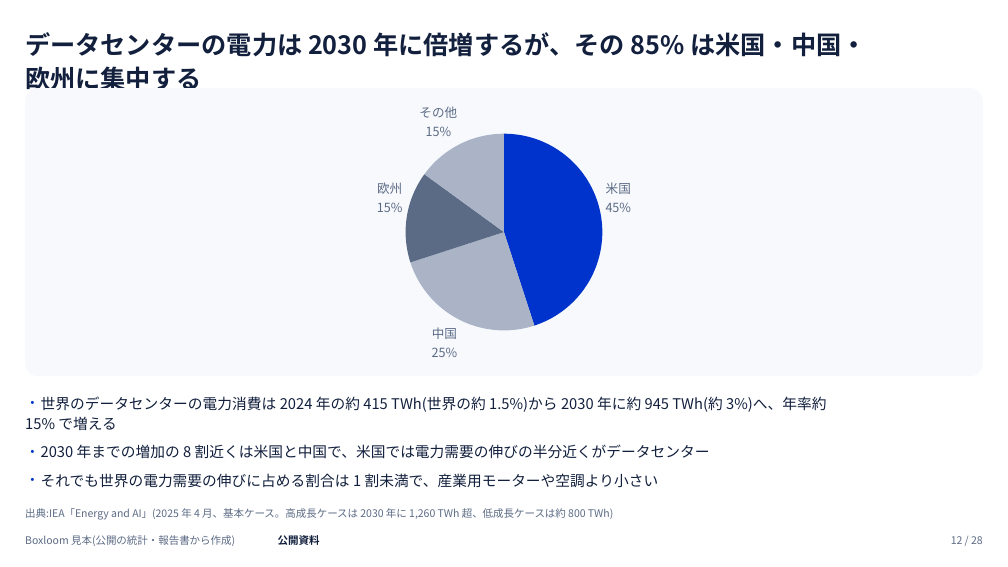
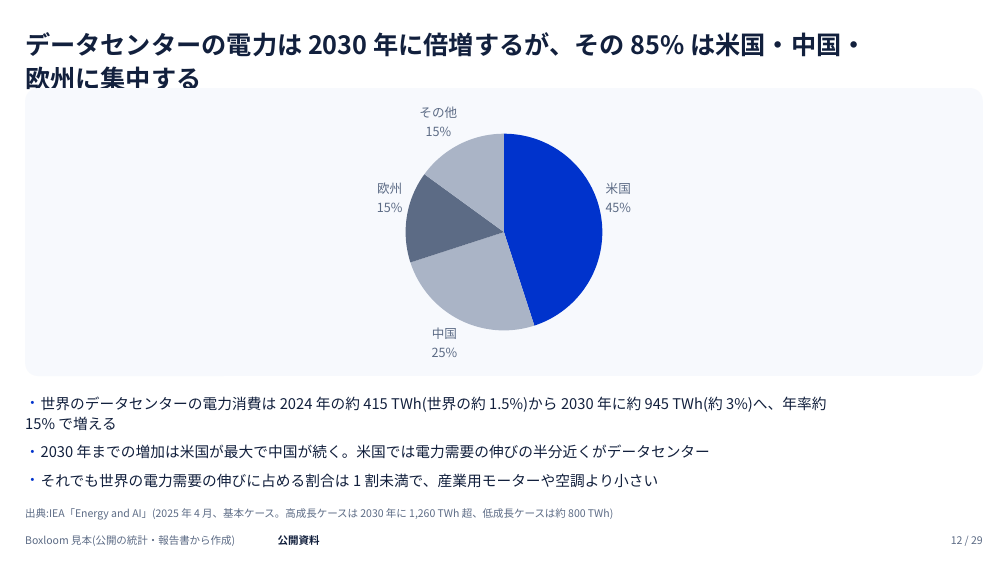
Before and after one commit to tjst-t/boxloom, a slide deck: slide 12 of boxloom/out/ai_society_light.pptx. Drawn at 1008x567 pixels with LibreOffice and Linux fonts; fonts in the diff are those of the drawing. Boxes give left, top, right and bottom in pixels: in the first picture for what was removed or moved away, otherwise in the second. Text is boxed around its words. In the diff, an @@ line names an element or a change of style, - is before the commit and + after.

```diff
--- a/boxloom/out/ai_society_light.pptx
+++ b/boxloom/out/ai_society_light.pptx
@@ text at bbox=[41, 444, 710, 458]: text changed @@
-・ 2030 年までの増加の 8 割近くは米国と中国で、米国では電力需要の伸びの半分近くがデータセンター
+・ 2030 年までの増加は米国が最大で中国が続く。米国では電力需要の伸びの半分近くがデータセンター
```
Also in this commit, not shown: 22 other slides changed, 1 slide added, 3 other files.
